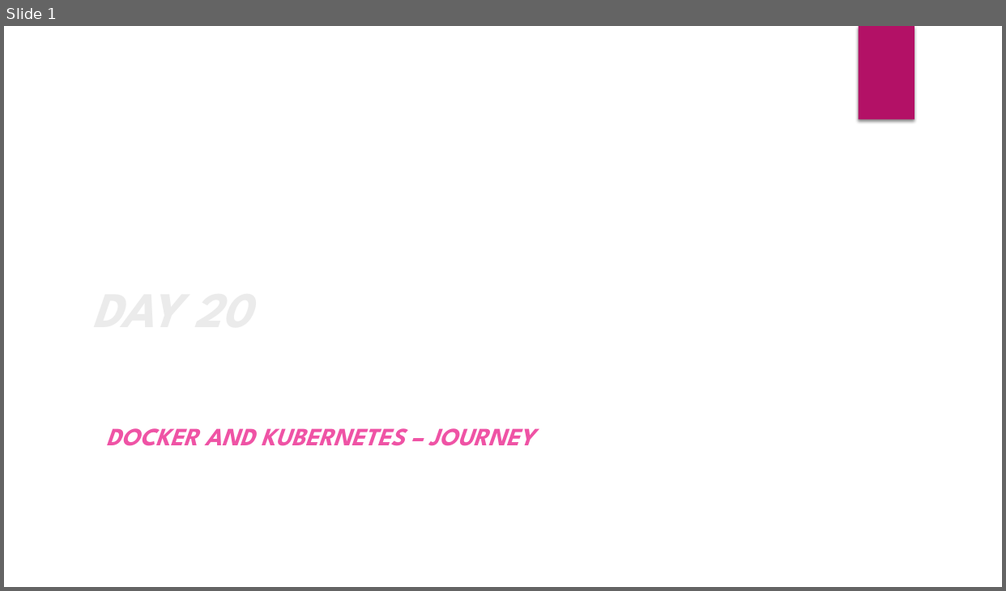
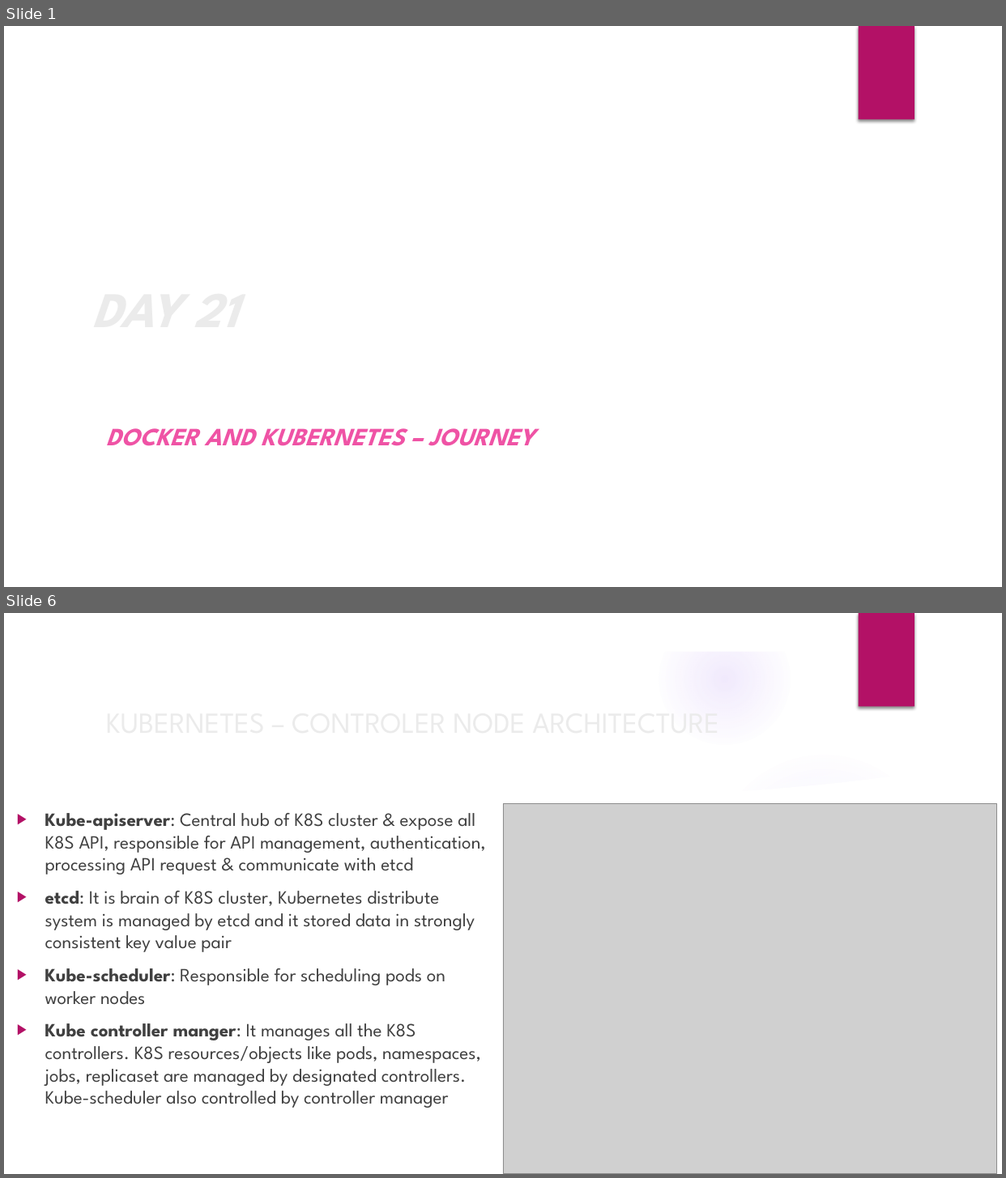
Before and after one commit to deepkumartraining/docker-k8s-April23, a slide deck: Day21/DockerAndKubernetes_Training-Day21.pptx. Shown one above the other, each under a label of ours: slide 1 before the commit, slides 1 and 6 after it; the slides between them are not shown. The pictures are 1006x591 and 1006x1178 pixels, drawn with LibreOffice and Linux fonts; fonts in the diff are those of the drawing; grey boxes stand for pictures; background and template pictures are left out. Boxes give left, top, right and bottom in pixels: in the first picture for what was removed or moved away, otherwise in the second. Text is boxed around its words. In the diff, an @@ line names an element or a change of style, - is before the commit and + after.

```diff
--- a/Day21/DockerAndKubernetes_Training-Day21.pptx
+++ b/Day21/DockerAndKubernetes_Training-Day21.pptx
@@ slide 6 added at [4, 613, 1002, 1174], background picture (left out); not listed: 1 template element that a slide beside it also shows @@
@@ group added at [4, 613, 1002, 1174]: 5 ellipses, 3 freeform shapes @@
@@ title added at [98, 692, 846, 750], 28 pt, text #EBEBEB @@
+KUBERNETES – CONTROLER NODE ARCHITECTURE
@@ picture added at [503, 804, 997, 1174] @@
@@ text added at [45, 813, 486, 1108], 18 pt, text #404040 @@
+▶ Kube-apiserver: Central hub of K8S cluster & expose all K8S API, responsible for API management, authentication, processing API request & communicate with etcd
+▶ etcd: It is brain of K8S cluster, Kubernetes distribute system is managed by etcd and it stored data in strongly consistent key value pair
+▶ Kube-scheduler: Responsible for scheduling pods on worker nodes
+▶ Kube controller manger: It manages all the K8S controllers. K8S resources/objects like pods, namespaces, jobs, replicaset are managed by designated controllers. Kube-scheduler also controlled by controller manager
@@ slide 1 changed as well @@
@@ title at [84, 199, 807, 417]: text changed @@
-DAY 20
+DAY 21
```
Also in this commit, not shown: 2 other slides changed, 7 other slides added, 1 slide removed.
